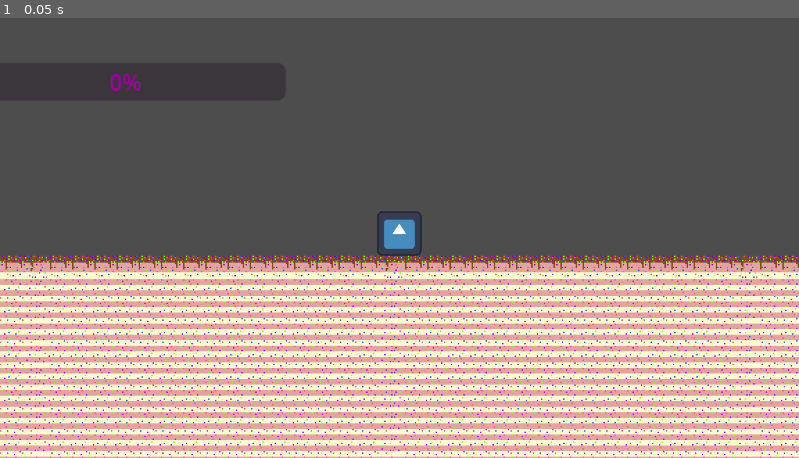
Above: before the commit, frame 1.
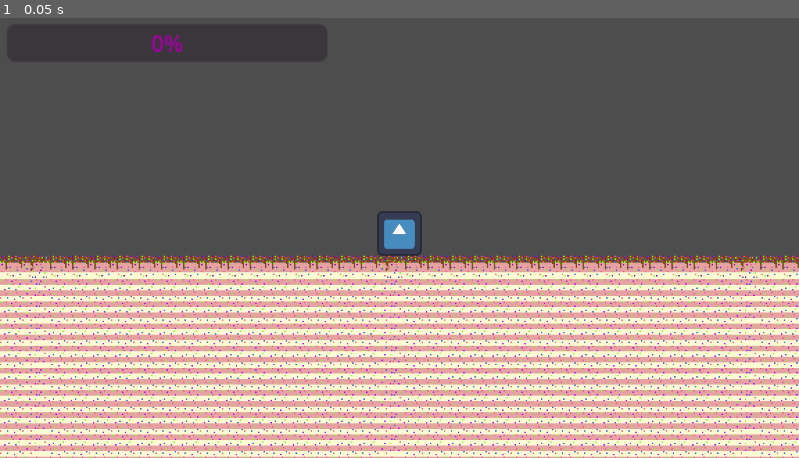
Above: after the commit, the same moment.

Repository: damfle47/DTE-internal
Game: Godot game, scene res://node_2d.tscn
Two runs of this game, one before a commit and one after it. Both use one fixed random seed, a clock stepped at 60 frames per second and the inputs below. The engine's default icon, where the game draws it, is replaced by a stand-in: a white triangle on a blue panel in a dark square.
Inputs:
- Up to frame 1 (0.05 s): no input

The runs differ from the first frame. In frame 1, 0.2% of the frame differs, in the area x 13-23%, y 3-17%.
Error in both runs: Invalid assignment of property or key 'max_value' with value of type 'float' on a base object of type 'null instance'. (res://character_body_2d.gd:13)

Commit message:
Tylor Howie is calling me the n word

Diff:
--- a/new-game-project/character_body_2d.gd
+++ b/new-game-project/character_body_2d.gd
@@ -5,7 +5,7 @@
 
 var health: float
 
-@onready var health_bar: ProgressBar = $ProgressBar
+@onready var health_bar: Timer = $ProgressBar
 
 func _ready():
 	health = max_health
--- a/new-game-project/character_body_2d.tscn
+++ b/new-game-project/character_body_2d.tscn
@@ -40,9 +40,9 @@
 
 [node name="ProgressBar" type="ProgressBar" parent="Timer"]
 modulate = Color(0.68432, 0.000352606, 0.684315, 1)
-offset_left = -306.0
-offset_top = -165.0
-offset_right = -75.0
-offset_bottom = -138.0
+offset_left = -276.0
+offset_top = -193.0
+offset_right = -45.0
+offset_bottom = -166.0
 fill_mode = 1
 metadata/_edit_use_anchors_ = true
